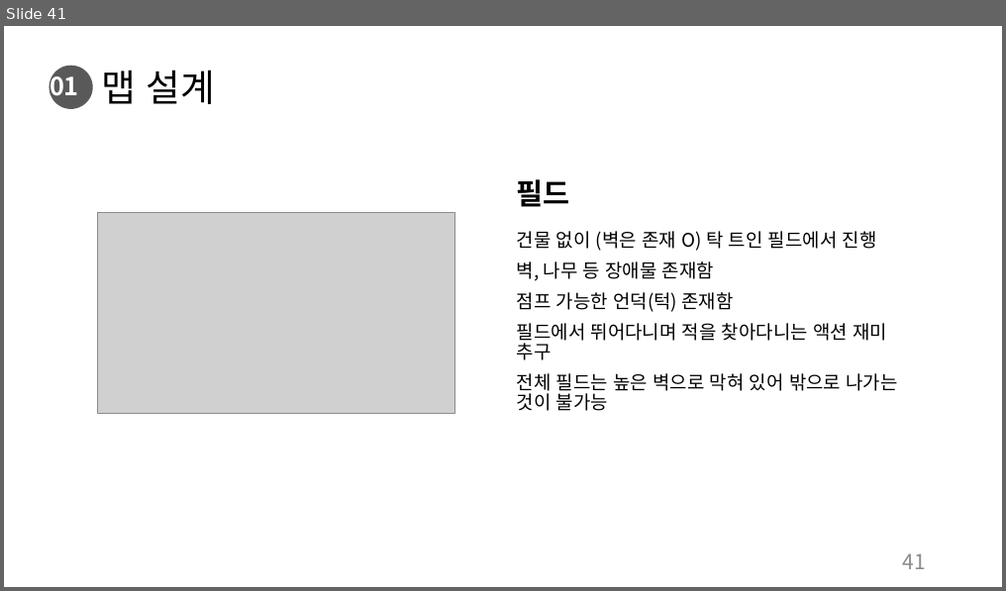
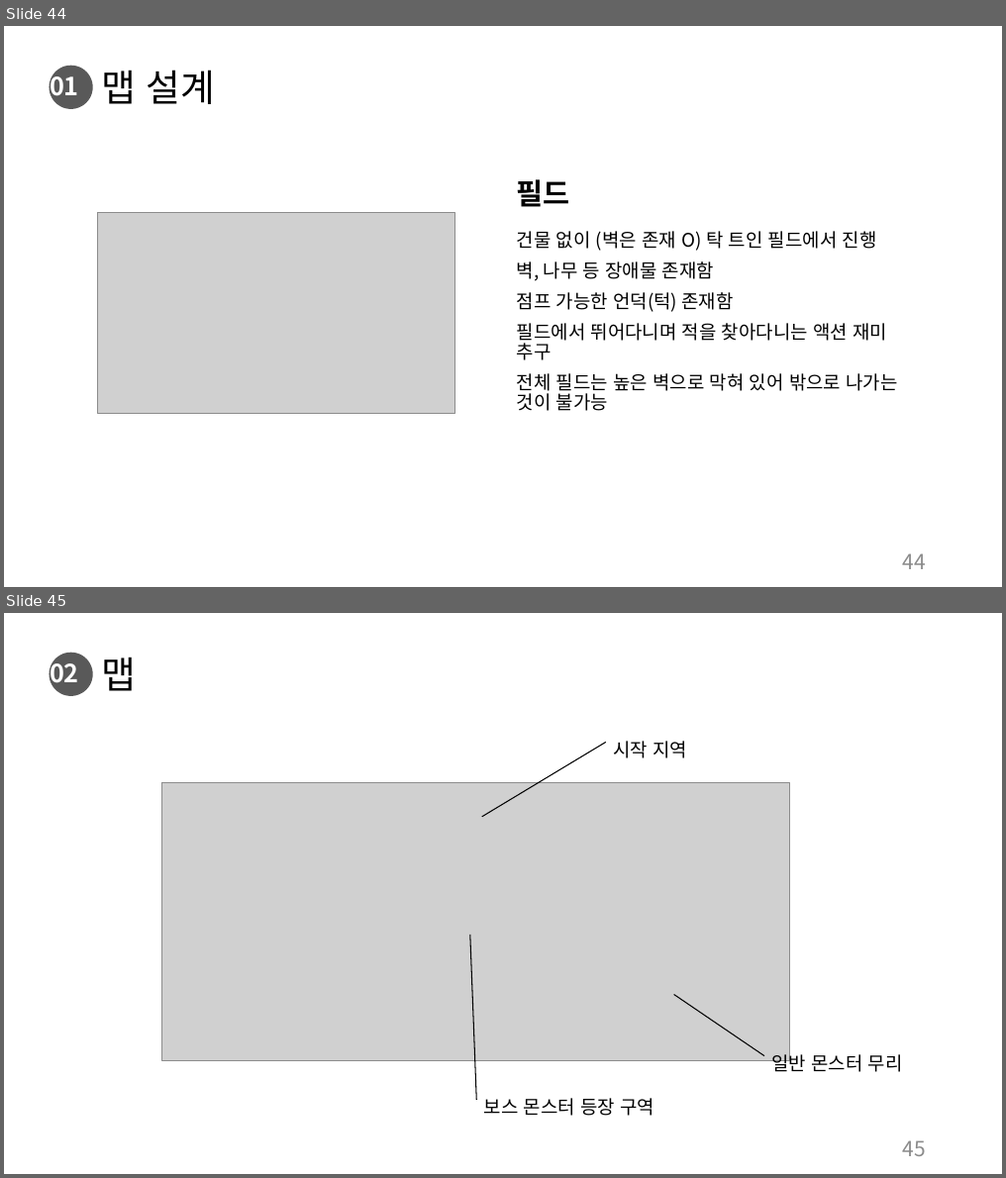
Before and after one commit to charobe/HDB, a slide deck: 조영욱/하자 드 바이오.pptx. Shown one above the other, each under a label of ours: slide 41 before the commit, slides 44 and 45 after it. The pictures are 1006x591 and 1006x1178 pixels, drawn with LibreOffice and Linux fonts; fonts in the diff are those of the drawing; grey boxes stand for pictures. Boxes give left, top, right and bottom in pixels: in the first picture for what was removed or moved away, otherwise in the second. Text is boxed around its words. In the diff, an @@ line names an element or a change of style, - is before the commit and + after.

```diff
--- a/조영욱/하자 드 바이오.pptx
+++ b/조영욱/하자 드 바이오.pptx
@@ slide 45 added at [4, 613, 1002, 1174], background #FFFFFF; not listed: 1 template element that a slide beside it also shows @@
@@ text added at [50, 657, 79, 689], 24 pt, text #FFFFFF, bold @@
+02
@@ title added at [102, 657, 137, 691], 36 pt, text #000000 @@
+맵
@@ line added from (482, 817) to (606, 742), #000000 1 pt @@
@@ text added at [613, 741, 687, 759], 18 pt, text #000000 @@
+시작 지역
@@ picture added at [162, 783, 789, 1061] @@
@@ line added from (470, 935) to (476, 1100), #000000 1 pt @@
@@ line added from (674, 995) to (764, 1057), #000000 1 pt @@
@@ text added at [771, 1052, 903, 1072], 18 pt, text #000000 @@
+일반 몬스터 무리
@@ text added at [484, 1098, 654, 1116], 18 pt, text #000000 @@
+보스 몬스터 등장 구역
@@ page number added at [903, 1141, 926, 1157], 20 pt, text #8C8C8C @@
+45
@@ what was slide 41 is now slide 44 @@
@@ page number at [903, 554, 926, 570]: text changed @@
-41
+44
```
Also in this commit, not shown: 6 slides changed, 4 other slides added.
